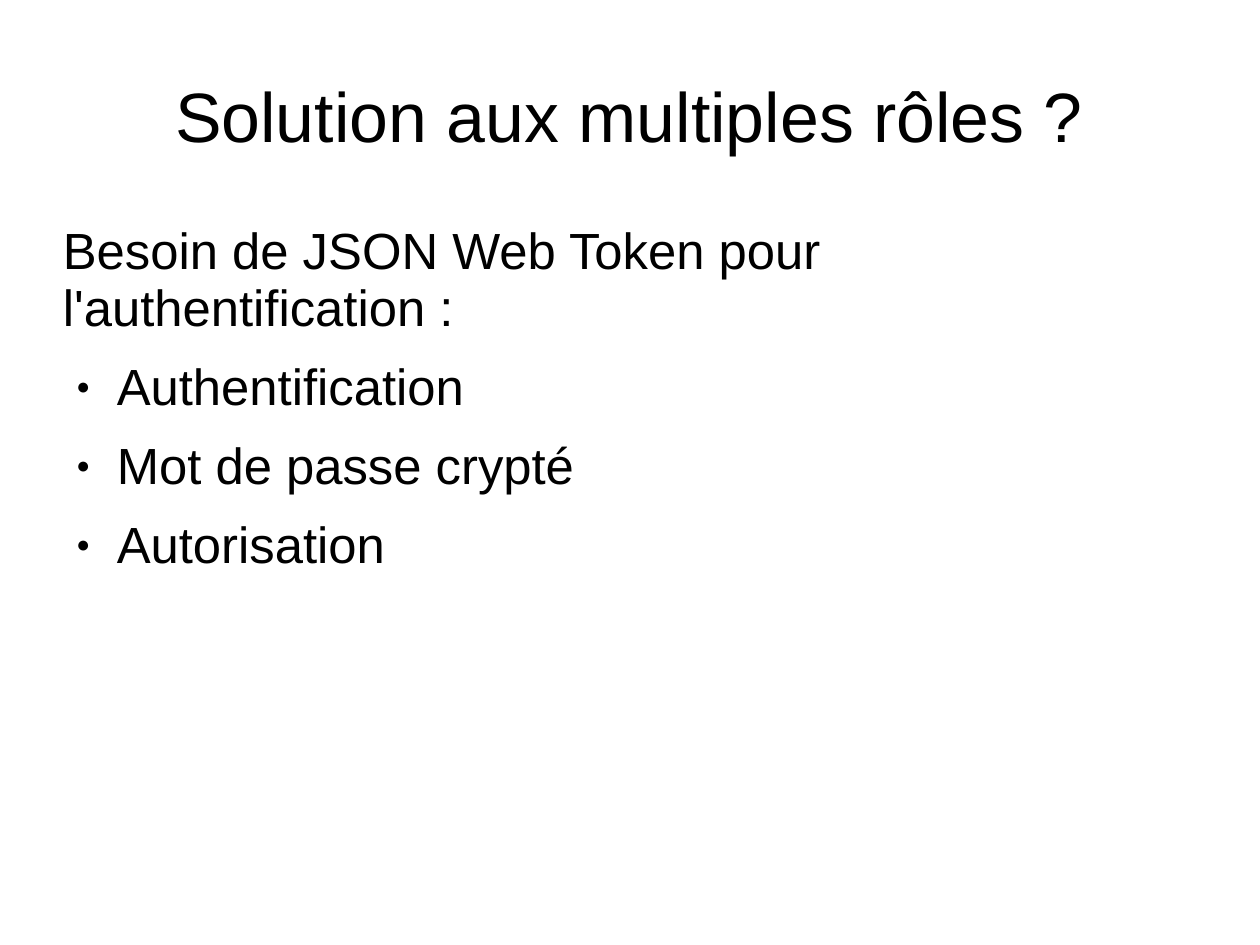
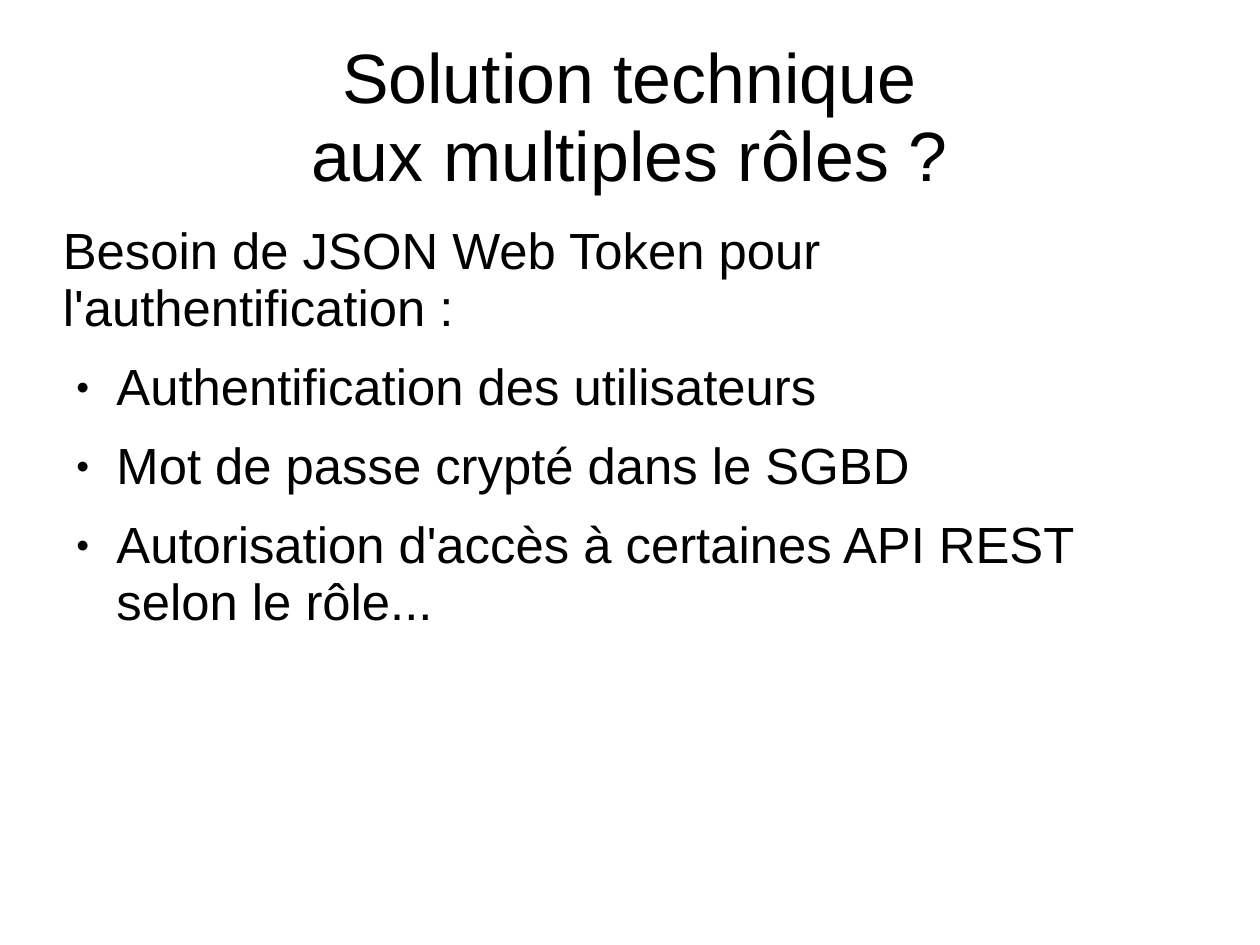
Before and after one commit to Wathil/POECNews, a slide deck: slide 19 of presentation.ppt (slide 14 before the commit). Drawn at 1260x945 pixels with LibreOffice and Linux fonts; fonts in the diff are those of the drawing. Boxes give left, top, right and bottom in pixels: in the first picture for what was removed or moved away, otherwise in the second. Text is boxed around its words. In the diff, an @@ line names an element or a change of style, - is before the commit and + after.

```diff
--- a/presentation.ppt
+++ b/presentation.ppt
@@ title at <box>311,52,917,194</box>: text changed @@
-Solution aux multiples rôles ?
+Solution technique
+aux multiples rôles ?
@@ text at <box>116,368,1074,621</box>: text changed @@
-● Authentification
-● Mot de passe crypté
-● Autorisation
+● Authentification des utilisateurs
+● Mot de passe crypté dans le SGBD
+● Autorisation d'accès à certaines API REST selon le rôle...
```
Also in this commit, not shown: 11 other slides changed, 3 slides added, 1 slide removed.
